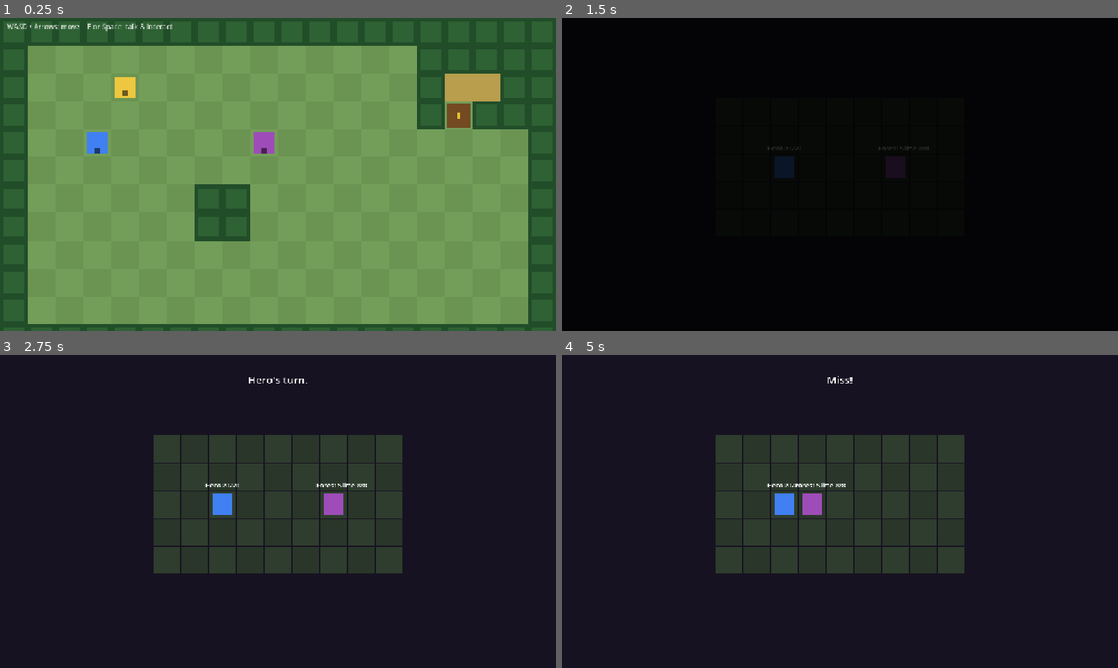
Above: before the commit, frames 1-4 (two rows, left to right).
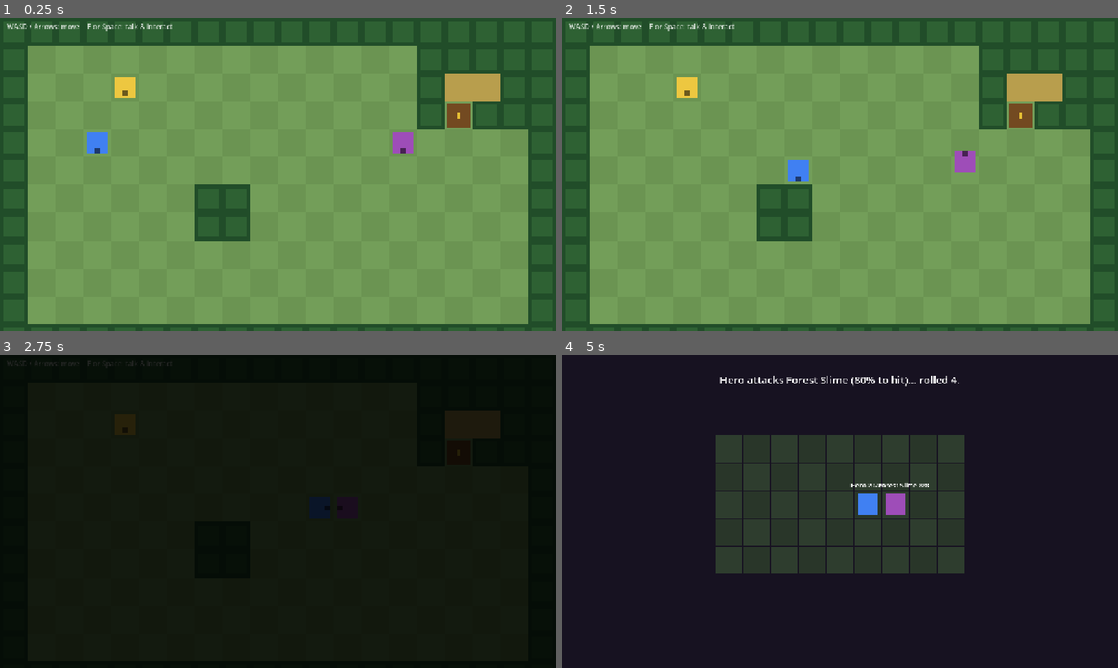
Above: after the commit, the same moments.

Repository: KaydenClark/Dungeon_Friends_Game
Game: Godot game, scene res://scenes/main.tscn
Two runs of this game, one before a commit and one after it. Both use one fixed random seed, a clock stepped at 60 frames per second and the inputs below.
Inputs:
- Up to frame 1 (0.25 s): no input
- Up to frame 2 (1.5 s): tap Enter (confirm) at 0.5 s; hold D (move_right) 0.53-1.28 s; hold Enter (confirm) 0.53-1.28 s; tap E (interact) at 0.8, 1.35 s; hold S (move_down) from 1.28 s (still down)
- Up to frame 3 (2.75 s): tap Enter (confirm) at 1.55, 2 s; release S (move_down) at 2.03 s; hold D (move_right) from 2.03 s (still down); hold Enter (confirm) from 2.03 s (still down); tap E (interact) at 2.3 s
- Up to frame 4 (5 s): release D (move_right) at 2.78 s; release Enter (confirm) at 2.78 s; hold W (move_up) 2.78-3.53 s; tap E (interact) at 2.85, 3.8, 4.35 s; tap Enter (confirm) at 3.05, 3.5, 4.55 s; hold Enter (confirm) 3.53-4.28 s; hold A (move_left) from 3.53 s (still down); tap Escape (cancel) at 4.15 s; tap Tab (menu) at 4.9 s

The runs differ from the first frame. In frame 1, 0.5% of the frame differs, in the area x 45-75%, y 36-44%; in frame 2, 100%, in the area x 0-100%, y 0-100%; in frame 3, 43%; in frame 4, 1.6%.

Commit message:
Fix three playtest bugs: dialogue exit, slime AI, combat feel
From Kayden's first windowed playtest of the forest slice.

B-01 dialogue: add a per-line advance cooldown (220ms) so mashing E no
longer flushes every line at once and dumps the player out; always consume
the press so it can't leak to the overworld.

B-02 slime: replace pure random-walk with a hybrid - wander until the
player is within 4 tiles, then A*-path toward them. Move the spawn from
(9,4) to (14,4) near the east door so there's room to approach.

B-03 combat: replace the tiny Attack/Defend toggle with a Pokemon-style
two-tier menu ("What will Hero do?" -> Fight/Defend, Fight -> Swing Sword /
Back) on a panel; units now step in, swing, and return to their side each
turn so it reads as discrete attacks instead of an auto-playing cutscene.

Headless: --import clean, main.tscn boots clean, slice_smoke_test 26/26.
Windowed feel-check pending (Kayden). Docs: TASKBOARD Bugs lane + proof
row, BLUEPRINT combat contract updated.

Co-Authored-By: Claude Opus 4.8 <noreply@anthropic.com>

Diff:
--- a/game/scripts/combat/combat.gd
+++ b/game/scripts/combat/combat.gd
@@ -21,6 +21,11 @@
 const MOVE_RANGE := 3
 const ARENA_ORIGIN := Vector2(352, 184)
 
+# Pokemon-style two-tier command menu. Root asks the verb; picking Fight opens
+# the move list. (One move for this demo; Ability/Item slots arrive in Phase 4.)
+const ROOT_OPTIONS := ["Fight", "Defend"]
+const MOVE_OPTIONS := ["Swing Sword", "Back"]
+
 
 class CombatUnit:
 	var display_name := ""
@@ -41,10 +46,14 @@
 var auto_play := false
 var battle_over := false
 var awaiting_choice := false
+var menu_level := 0    # 0 = root (Fight/Defend), 1 = move list
 var menu_index := 0
+var _active_hero: CombatUnit
 var astar := AStarGrid2D.new()
 var layer: CanvasLayer
 var log_label: Label
+var menu_panel: ColorRect
+var prompt_label: Label
 var menu_label: Label
 
 
@@ -118,8 +127,21 @@
 	log_label.horizontal_alignment = HORIZONTAL_ALIGNMENT_CENTER
 	log_label.add_theme_font_size_override("font_size", 24)
 	layer.add_child(log_label)
+	# Command menu (bottom-left), hidden until it's the hero's turn.
+	menu_panel = ColorRect.new()
+	menu_panel.color = Color(0.05, 0.04, 0.09, 0.82)
+	menu_panel.position = Vector2(56, 516)
+	menu_panel.size = Vector2(372, 168)
+	menu_panel.visible = false
+	layer.add_child(menu_panel)
+	prompt_label = Label.new()
+	prompt_label.position = Vector2(76, 528)
+	prompt_label.add_theme_font_size_override("font_size", 24)
+	prompt_label.modulate = Color(1, 0.95, 0.7)
+	prompt_label.visible = false
+	layer.add_child(prompt_label)
 	menu_label = Label.new()
-	menu_label.position = Vector2(80, 560)
+	menu_label.position = Vector2(92, 574)
 	menu_label.add_theme_font_size_override("font_size", 26)
 	menu_label.visible = false
 	layer.add_child(menu_label)
@@ -153,12 +175,15 @@
 	await _wait(0.4)
 	var action := "attack"
 	if u.is_player and not auto_play:
-		action = await _player_choose()
+		action = await _player_choose(u)
 	if action == "defend":
 		u.defending = true
 		_log("%s braces for impact." % u.display_name)
 		await _wait(0.5)
 		return
+	# Step in, swing, step back to their own side, so each turn reads as a
+	# discrete attack rather than units drifting together into a clump.
+	var home := u.cell
 	var target := _foe_of(u)
 	await _approach(u, target)
 	if _adjacent(u.cell, target.cell):
@@ -166,15 +191,21 @@
 	else:
 		_log("%s moves closer." % u.display_name)
 		await _wait(0.4)
-
-
-func _player_choose() -> String:
+	if not battle_over and u.hp > 0:
+		await _return_to(u, home)
+
+
+func _player_choose(u: CombatUnit) -> String:
 	awaiting_choice = true
+	_active_hero = u
+	menu_level = 0
 	menu_index = 0
 	_update_menu()
-	menu_label.visible = true
+	_set_menu_visible(true)
+	# Returns "attack" (Swing Sword) or "defend"; navigation between the two
+	# tiers is handled entirely in _unhandled_input.
 	var action: String = await choice_made
-	menu_label.visible = false
+	_set_menu_visible(false)
 	awaiting_choice = false
 	return action
 
@@ -182,16 +213,58 @@
 func _unhandled_input(event: InputEvent) -> void:
 	if not awaiting_choice:
 		return
-	if event.is_action_pressed("move_up") or event.is_action_pressed("move_down"):
-		menu_index = 1 - menu_index
+	var opts: Array = ROOT_OPTIONS if menu_level == 0 else MOVE_OPTIONS
+	if event.is_action_pressed("move_up"):
+		get_viewport().set_input_as_handled()
+		menu_index = (menu_index - 1 + opts.size()) % opts.size()
+		_update_menu()
+	elif event.is_action_pressed("move_down"):
+		get_viewport().set_input_as_handled()
+		menu_index = (menu_index + 1) % opts.size()
 		_update_menu()
 	elif event.is_action_pressed("confirm") or event.is_action_pressed("interact"):
 		get_viewport().set_input_as_handled()
-		choice_made.emit("attack" if menu_index == 0 else "defend")
+		_confirm_menu()
+	elif event.is_action_pressed("cancel"):
+		get_viewport().set_input_as_handled()
+		if menu_level == 1:  # back out of the move list to the root
+			menu_level = 0
+			menu_index = 0
+			_update_menu()
+
+
+func _confirm_menu() -> void:
+	if menu_level == 0:
+		if menu_index == 0:  # Fight -> open the move list
+			menu_level = 1
+			menu_index = 0
+			_update_menu()
+		else:  # Defend
+			choice_made.emit("defend")
+	else:
+		if menu_index == 0:  # Swing Sword
+			choice_made.emit("attack")
+		else:  # Back -> return to the root menu
+			menu_level = 0
+			menu_index = 0
+			_update_menu()
+
+
+func _set_menu_visible(v: bool) -> void:
+	menu_panel.visible = v
+	prompt_label.visible = v
+	menu_label.visible = v
 
 
 func _update_menu() -> void:
-	menu_label.text = "▶ Attack\n   Defend" if menu_index == 0 else "   Attack\n▶ Defend"
+	var opts: Array = ROOT_OPTIONS if menu_level == 0 else MOVE_OPTIONS
+	var hero_name := _active_hero.display_name if _active_hero else "Hero"
+	prompt_label.text = "What will %s do?" % hero_name if menu_level == 0 \
+			else "%s — choose a move:" % hero_name
+	var text := ""
+	for i in opts.size():
+		text += ("▶ " if i == menu_index else "    ") + str(opts[i]) + "\n"
+	menu_label.text = text
 
 
 func _approach(u: CombatUnit, target: CombatUnit) -> void:
@@ -218,6 +291,28 @@
 		u.cell = best[i]
 		var tw := create_tween()
 		tw.tween_property(u.node, "position", _cell_pos(u.cell), 0.02 if auto_play else 0.12)
+		await tw.finished
+
+
+func _return_to(u: CombatUnit, home: Vector2i) -> void:
+	if u.cell == home:
+		return
+	# Path back over the now-current occupancy (the foe may have moved).
+	astar.fill_solid_region(astar.region, false)
+	for other in units:
+		if other != u and other.hp > 0:
+			astar.set_point_solid(other.cell, true)
+	var path := astar.get_id_path(u.cell, home)
+	if path.size() < 2:
+		u.cell = home  # boxed out of a clean path - snap home so state stays sane
+		var snap := create_tween()
+		snap.tween_property(u.node, "position", _cell_pos(home), 0.02 if auto_play else 0.12)
+		await snap.finished
+		return
+	for i in range(1, path.size()):
+		u.cell = path[i]
+		var tw := create_tween()
+		tw.tween_property(u.node, "position", _cell_pos(u.cell), 0.02 if auto_play else 0.10)
 		await tw.finished
 
 
--- a/game/scripts/dev/forest_slice.gd
+++ b/game/scripts/dev/forest_slice.gd
@@ -13,7 +13,7 @@
 	"T..............TTTTT",
 	"T...N..........TXXTT",
 	"T..............TDTTT",
-	"T..P.....E.........T",
+	"T..P..........E....T",
 	"T..................T",
 	"T......TT..........T",
 	"T......TT..........T",
--- a/game/scripts/overworld/overworld_enemy.gd
+++ b/game/scripts/overworld/overworld_enemy.gd
@@ -3,6 +3,11 @@
 ## Enemy visible on the map (no random/invisible encounters - locked
 ## decision). Moves only when the player moves (synchronized turns) and
 ## triggers combat on contact.
+
+## Manhattan distance (in tiles) at which the enemy notices the player and
+## starts closing in. Outside this it just wanders, so it reads as ambient
+## until you choose to approach.
+const TRACK_RADIUS := 4
 
 var stats: EnemyStats
 
@@ -14,18 +19,37 @@
 func take_overworld_turn(player: Player) -> void:
 	if moving or stats == null or SceneManager.in_encounter:
 		return
-	match stats.ai_behavior:
-		EnemyStats.AIBehavior.RANDOM_WALK:
-			var dirs: Array[Vector2i] = [
-				Vector2i.UP, Vector2i.DOWN, Vector2i.LEFT, Vector2i.RIGHT
-			]
-			var dir: Vector2i = dirs[SceneManager.rng.randi_range(0, 3)]
-			if cell + dir == player.cell:
-				SceneManager.start_encounter(self)
-			else:
-				try_step(dir)
-		_:
-			pass  # BIASED_TRACKING / PATTERN are Phase 4+ behaviors.
+	# MVP overworld AI: wander randomly until the player is within TRACK_RADIUS,
+	# then path toward them and bump into combat. Strict per-behavior AI
+	# (dedicated BIASED_TRACKING / PATTERN routines) is a Phase 4 concern; for
+	# now the one forest slime uses this hybrid regardless of ai_behavior.
+	var to_player: Vector2i = player.cell - cell
+	var dist: int = absi(to_player.x) + absi(to_player.y)
+	if dist <= TRACK_RADIUS:
+		_step_toward(player)
+	else:
+		_wander()
+
+
+func _step_toward(player: Player) -> void:
+	# Path around walls; the path's final cell is the player's own, so stepping
+	# onto it means contact -> encounter.
+	var path := room.find_path(cell, player.cell, true)
+	if path.size() < 2:
+		_wander()  # boxed in - shuffle instead of freezing
+		return
+	var dir: Vector2i = path[1] - cell
+	if cell + dir == player.cell:
+		SceneManager.start_encounter(self)
+	else:
+		try_step(dir)
+
+
+func _wander() -> void:
+	var dirs: Array[Vector2i] = [
+		Vector2i.UP, Vector2i.DOWN, Vector2i.LEFT, Vector2i.RIGHT
+	]
+	try_step(dirs[SceneManager.rng.randi_range(0, 3)])
 
 
 func defeated() -> void:
--- a/game/scripts/ui/dialogue_box.gd
+++ b/game/scripts/ui/dialogue_box.gd
@@ -6,11 +6,16 @@
 
 signal finished
 
+## Minimum time between accepted presses. Stops a couple of quick E taps from
+## flushing every line at once (and dumping the player straight back out); each
+## line now needs its own deliberate press.
+const ADVANCE_COOLDOWN_MS := 220
+
 var lines := PackedStringArray()
 var idx := 0
 var label: Label
 var hint: Label
-var _opened_ms := 0
+var _last_input_ms := 0
 
 
 func _init() -> void:
@@ -36,7 +41,9 @@
 func open(p_lines: PackedStringArray) -> void:
 	lines = p_lines
 	idx = 0
-	_opened_ms = Time.get_ticks_msec()
+	# Seed the cooldown from open time so the keypress that opened the dialogue
+	# can't also advance it on the same/next frame.
+	_last_input_ms = Time.get_ticks_msec()
 	_show_line()
 
 
@@ -54,12 +61,16 @@
 
 
 func _unhandled_input(event: InputEvent) -> void:
-	# Small cooldown so the keypress that opened the dialogue can't also
-	# advance it on the same frame.
-	if Time.get_ticks_msec() - _opened_ms < 200:
+	if not (event.is_action_pressed("confirm") \
+			or event.is_action_pressed("interact") \
+			or event.is_action_pressed("cancel")):
 		return
-	if event.is_action_pressed("confirm") \
-			or event.is_action_pressed("interact") \
-			or event.is_action_pressed("cancel"):
-		get_viewport().set_input_as_handled()
-		advance()
+	# Always consume the press so it never leaks to the overworld/player, even
+	# while the per-line cooldown is swallowing it.
+	get_viewport().set_input_as_handled()
+	# Per-line cooldown: each advance needs its own deliberate press, so mashing
+	# E can't flush multiple lines (or close the box) in one burst.
+	if Time.get_ticks_msec() - _last_input_ms < ADVANCE_COOLDOWN_MS:
+		return
+	_last_input_ms = Time.get_ticks_msec()
+	advance()
Not shown, changed: BLUEPRINT.md
Not shown, changed: TASKBOARD.md
